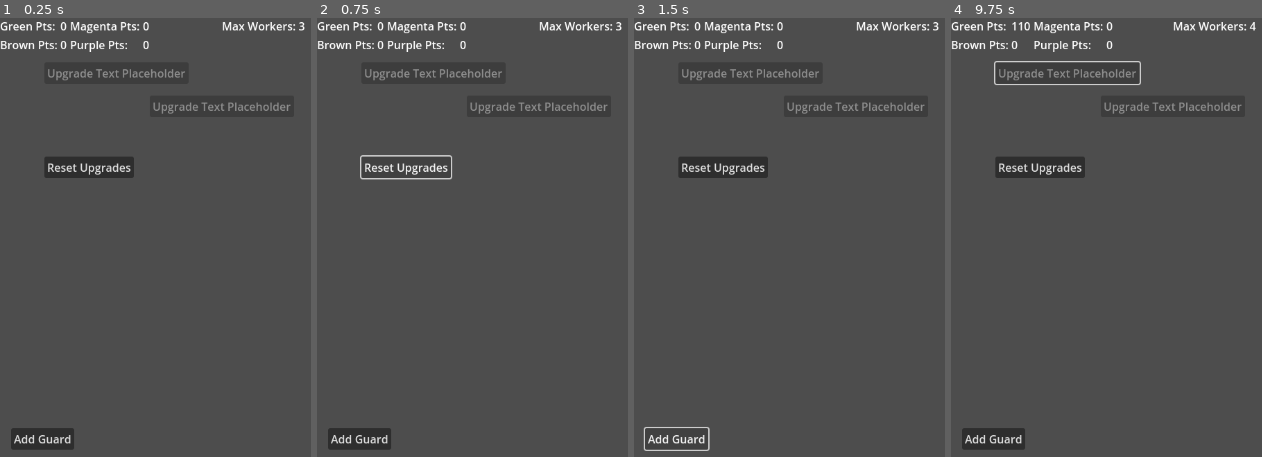
Above: before the commit, frames 1-4 (left to right).
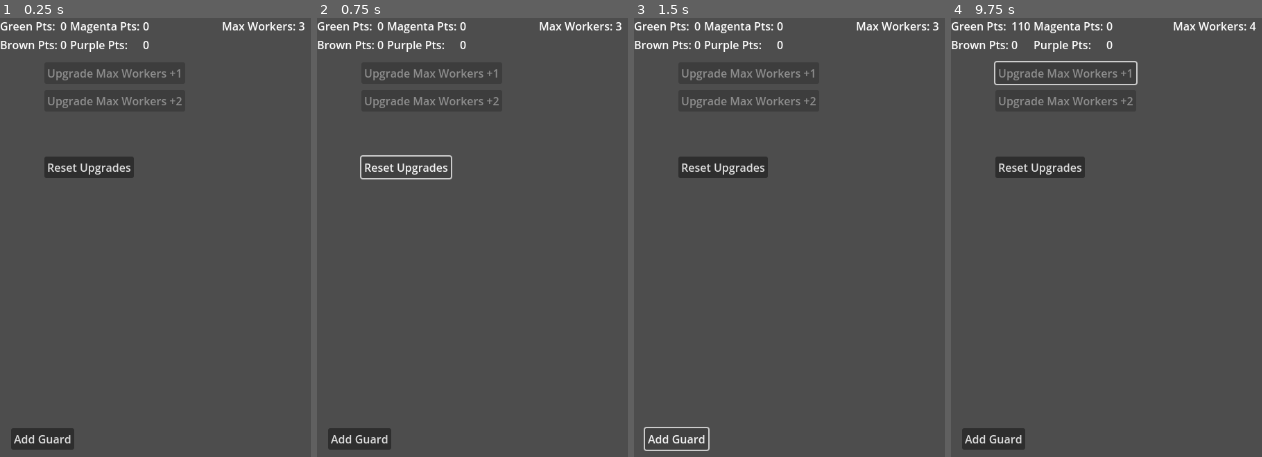
Above: after the commit, the same moments.

Repository: p0rtcullis/WarClicker
Game: Godot game, scene res://game_manager.tscn
Two runs of this game, one before a commit and one after it. Both use one fixed random seed, a clock stepped at 60 frames per second and the inputs below.
Inputs (mouse positions are in pixels of both pictures, inside the frame that each line leads up to):
- Up to frame 1 (0.25 s): no input
- Up to frame 2 (0.75 s): click "Reset Upgrades" at 0.5 s
- Up to frame 3 (1.5 s): click "Add Guard" at 1.25 s
- Up to frame 4 (9.75 s): click "Add Guard" at 2 s; click "Add Guard" at 2.75 s; tap Enter at 3.5, 5, 6.5 s; tap Space at 4.25, 5.75, 7.25 s; click (1066, 75) at 9.5 s, where only the run before the commit has a clickable "Upgrade Text Placeholder"

The runs differ from the first frame. In frame 1, 0.8% of the frame differs, in the area x 15-94%, y 11-22%; in frame 2, 0.8%; in frame 3, 0.8%; in frame 4, 0.9%, in the area x 15-94%, y 9-22%.

Commit message:
Upgrades Finished
I finished the upgrade system

Diff:
--- a/war-clicker/ManagementScreen/Scripts/management_screen.gd
+++ b/war-clicker/ManagementScreen/Scripts/management_screen.gd
@@ -80,9 +80,6 @@
 func _on_add_guard_button_pressed() -> void:
 	if worker_list.size() < max_workers:
 		create_worker(WORKERS.GUARD)
-	else:
-		print("Too many workers!")
-		print(worker_list.size())
 
 
 func _on_update_timer_timeout() -> void:
--- a/war-clicker/Resources/upgrade.tres
+++ b/war-clicker/Resources/upgrade.tres
@@ -3,6 +3,9 @@
 [ext_resource type="Script" uid="uid://do7phg52jpppn" path="res://Util/Strategy/base_upgrade_strategy.gd" id="1_tla6r"]
 
 [resource]
+resource_local_to_scene = true
 script = ExtResource("1_tla6r")
+upgrade_name = "Upgrade Max Workers +2"
+upgrade_text = " Add another worker slot. Cost: 100 Green"
 green_cost = 100
 metadata/_custom_type_script = "uid://do7phg52jpppn"
--- a/war-clicker/Upgrades/upgrade_button.gd
+++ b/war-clicker/Upgrades/upgrade_button.gd
@@ -1,13 +1,13 @@
 extends Button
 
 @export var stats : Resource
-
+@export var prereq : Array[Button] = []
 
 # Called when the node enters the scene tree for the first time.
 func _ready() -> void:
 	disabled = true
 	text = stats.upgrade_name
-
+	tooltip_text = stats.upgrade_text
 
 # Called every frame. 'delta' is the elapsed time since the previous frame.
 func _process(delta: float) -> void:
--- a/war-clicker/Util/Strategy/base_upgrade_strategy.gd
+++ b/war-clicker/Util/Strategy/base_upgrade_strategy.gd
@@ -8,5 +8,3 @@
 @export var brown_cost : int = 0
 @export var magenta_cost : int = 0
 @export var purple_cost : int = 0
-#ar all_costs : Array = [green_cost,brown_cost,magenta_cost,purple_cost]
-@export var prereq : Array = []
--- a/war-clicker/game_manager.tscn
+++ b/war-clicker/game_manager.tscn
@@ -1,8 +1,25 @@
-[gd_scene load_steps=4 format=3 uid="uid://c0n6btegy48v1"]
+[gd_scene load_steps=7 format=3 uid="uid://c0n6btegy48v1"]
 
 [ext_resource type="PackedScene" uid="uid://bmg3wqjwo13dg" path="res://ManagementScreen/management_screen.tscn" id="1_70yv6"]
 [ext_resource type="Script" uid="uid://ertesfb6senx" path="res://upgrade_screen_gui.gd" id="2_smx3j"]
 [ext_resource type="PackedScene" uid="uid://dya763ecg0nbu" path="res://Upgrades/upgrade_button.tscn" id="3_o2178"]
+[ext_resource type="Script" uid="uid://do7phg52jpppn" path="res://Util/Strategy/base_upgrade_strategy.gd" id="4_d5upp"]
+
+[sub_resource type="Resource" id="Resource_vk86k"]
+resource_local_to_scene = true
+script = ExtResource("4_d5upp")
+upgrade_name = "Upgrade Max Workers +1"
+upgrade_text = " Add another worker slot. Cost: 100 Green"
+green_cost = 100
+metadata/_custom_type_script = "uid://do7phg52jpppn"
+
+[sub_resource type="Resource" id="Resource_shwjl"]
+resource_local_to_scene = true
+script = ExtResource("4_d5upp")
+upgrade_name = "Upgrade Max Workers +2"
+upgrade_text = " Add another worker slot. Cost: 100 Green"
+green_cost = 100
+metadata/_custom_type_script = "uid://do7phg52jpppn"
 
 [node name="GameManager" type="Node"]
 
@@ -104,23 +121,24 @@
 offset_bottom = 231.0
 text = "Reset Upgrades"
 
-[node name="UpgradeMaxWorkers1" parent="UpgradeScreenGUI" instance=ExtResource("3_o2178")]
+[node name="Upgrade1" parent="UpgradeScreenGUI" instance=ExtResource("3_o2178")]
 unique_name_in_owner = true
 layout_mode = 0
 offset_left = 64.0
 offset_top = 64.0
 offset_right = 167.0
 offset_bottom = 95.0
+stats = SubResource("Resource_vk86k")
 
-[node name="UpgradeButton" parent="UpgradeScreenGUI" instance=ExtResource("3_o2178")]
+[node name="Upgrade2" parent="UpgradeScreenGUI" node_paths=PackedStringArray("prereq") instance=ExtResource("3_o2178")]
 unique_name_in_owner = true
 layout_mode = 0
-offset_left = 216.0
-offset_top = 112.0
-offset_right = 224.0
-offset_bottom = 120.0
-text = "Upgrade Button Resource
-"
+offset_left = 64.0
+offset_top = 104.0
+offset_right = 167.0
+offset_bottom = 135.0
+stats = SubResource("Resource_shwjl")
+prereq = [NodePath("../Upgrade1")]
 
 [node name="CombatScreenGUI" type="Control" parent="."]
 layout_mode = 3
@@ -148,7 +166,6 @@
 
 [connection signal="pressed" from="UpgradeScreenGUI/ResetUpgradesButton" to="UpgradeScreenGUI" method="_on_reset_upgrades_button_pressed"]
 [connection signal="toggled" from="UpgradeScreenGUI/ResetUpgradesButton" to="UpgradeScreenGUI" method="_on_reset_upgrades_button_toggled"]
-[connection signal="toggled" from="UpgradeScreenGUI/UpgradeMaxWorkers1" to="UpgradeScreenGUI" method="_on_upgrade_max_workers_1_toggled"]
-[connection signal="toggled" from="UpgradeScreenGUI/UpgradeButton" to="UpgradeScreenGUI" method="_on_upgrade_button_toggled"]
+[connection signal="toggled" from="UpgradeScreenGUI/Upgrade1" to="UpgradeScreenGUI" method="_on_upgrade1_toggled"]
 [connection signal="pressed" from="DebugScreenGUI/AddGuardButton" to="ManagementScreenGUI/ManagementScreen" method="_on_add_guard_button_pressed"]
 [connection signal="timeout" from="UpdateTimer" to="ManagementScreenGUI/ManagementScreen" method="_on_update_timer_timeout"]
--- a/war-clicker/upgrade_screen_gui.gd
+++ b/war-clicker/upgrade_screen_gui.gd
@@ -1,25 +1,11 @@
 extends Control
-
-#Every time points update, go through every NON-PURCHASED upgrade.
-#Take an array of purchased upgrades, compare to all upgrades, return unpurchased
-#For each unpurchased, check against points, disable the button.
-
-#also, refactor button as object with resource
 
 var active_upgrades = []
 
-@onready var all_upgrades = [%UpgradeMaxWorkers1]
-@onready var upgrades_with_prereqs = []
-@onready var upgrade_max_workers_button_2_prereq = []
+@onready var all_upgrades = [%Upgrade1,%Upgrade2]
 
 # Called when the node enters the scene tree for the first time.
 func _ready() -> void:
-	#disable_advanced_tech()
-	#print(%UpgradeButton.stats.green_cost)
-	#%UpgradeButton.disabled = true
-	#for upgrade in all_upgrades:
-		#upgrade.disabled = true
-		#upgrade.text = upgrade.stats.upgrade_name
 	pass
 
 func price_check(upgrade_cost,total_points):
@@ -30,42 +16,35 @@
 	for upgrade in active_upgrades:
 		upgrade.button_pressed = false
 	active_upgrades.clear()
-	disable_advanced_tech()
 
 func disable_unafforable_techs():
 	var cost_count = 0
 	var cost_check = 4
 	for x in all_upgrades:
-		for y in range(4):
-			var all_costs = [x.stats.green_cost,x.stats.brown_cost,x.stats.magenta_cost,x.stats.purple_cost]
-			var all_points = [%ManagementScreen.total_green,%ManagementScreen.total_brown,%ManagementScreen.total_magenta,%ManagementScreen.total_purple]
-			if price_check(all_costs[y],all_points[y]):
-					cost_count +=1
-		if cost_count < cost_check:
+		if disable_advanced_tech(x.prereq) and x not in active_upgrades:
+			for y in range(4):
+				var all_costs = [x.stats.green_cost,x.stats.brown_cost,x.stats.magenta_cost,x.stats.purple_cost]
+				var all_points = [%ManagementScreen.total_green,%ManagementScreen.total_brown,%ManagementScreen.total_magenta,%ManagementScreen.total_purple]
+				if price_check(all_costs[y],all_points[y]):
+						cost_count +=1
+			if cost_count < cost_check:
+				x.disabled = true
+			else:
+				x.disabled = false
+		else:
 			x.disabled = true
-		else:
-			x.disabled = false
 
-func disable_advanced_tech():
-	pass
+func disable_advanced_tech(prerequisites):
+	var all_active = prerequisites.all(func(item): return item in active_upgrades)
+	return all_active
 
-
-func _on_upgrade_button_toggled(toggled_on: bool) -> void:
-	if toggled_on:
-		if %ManagementScreen.max_workers > 3:
-			print(%UpgradeButton.stats.upgrade_name)
-		else:
-			print("Bad")
-			%CostlyUpgradeButton1.button_pressed = false
-
-
-func _on_upgrade_max_workers_1_toggled(toggled_on: bool) -> void:
+func _on_upgrade1_toggled(toggled_on: bool) -> void:
 	if toggled_on:
 		%ManagementScreen.update_points(-100,%ManagementScreen.POINTS.GREEN)
 		%ManagementScreen.update_max_workers(1)
-		active_upgrades.append(%UpgradeMaxWorkers1)
-		%UpgradeMaxWorkers1.disabled = true
+		active_upgrades.append(%Upgrade1)
+		%Upgrade1.disabled = true
 	else:
 		%ManagementScreen.update_points(100,%ManagementScreen.POINTS.GREEN)
 		%ManagementScreen.update_max_workers(-1)
-		%UpgradeMaxWorkers1.disabled = false
+		%Upgrade1.disabled = false
